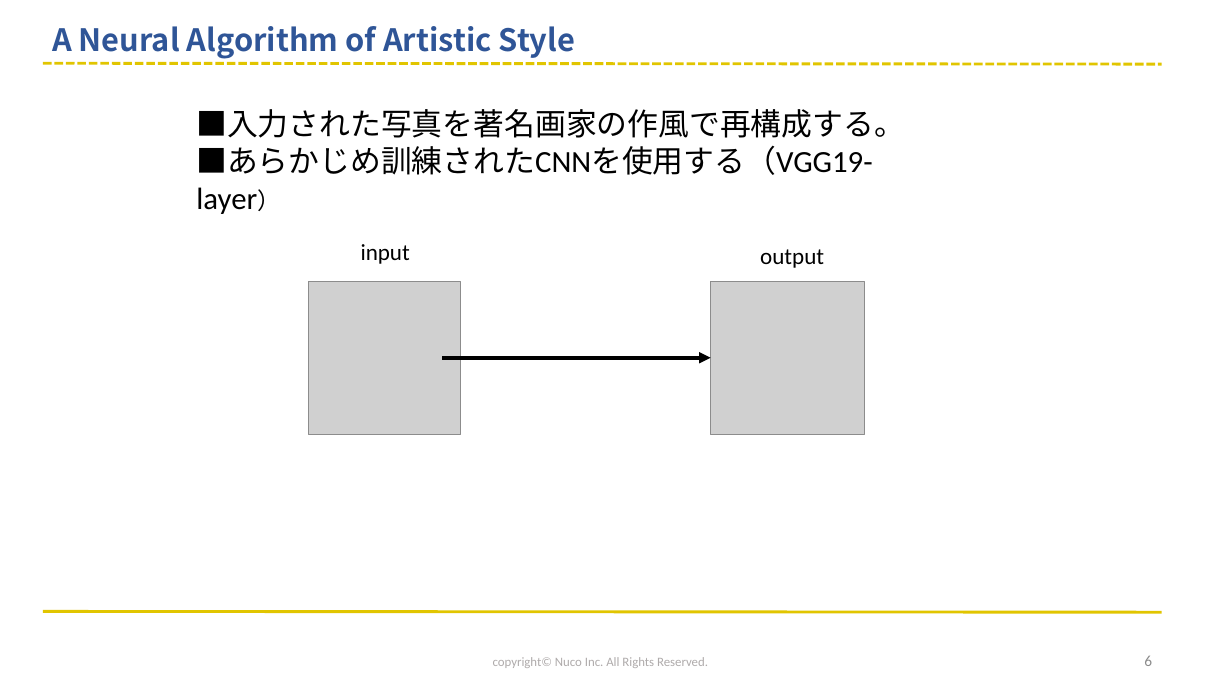
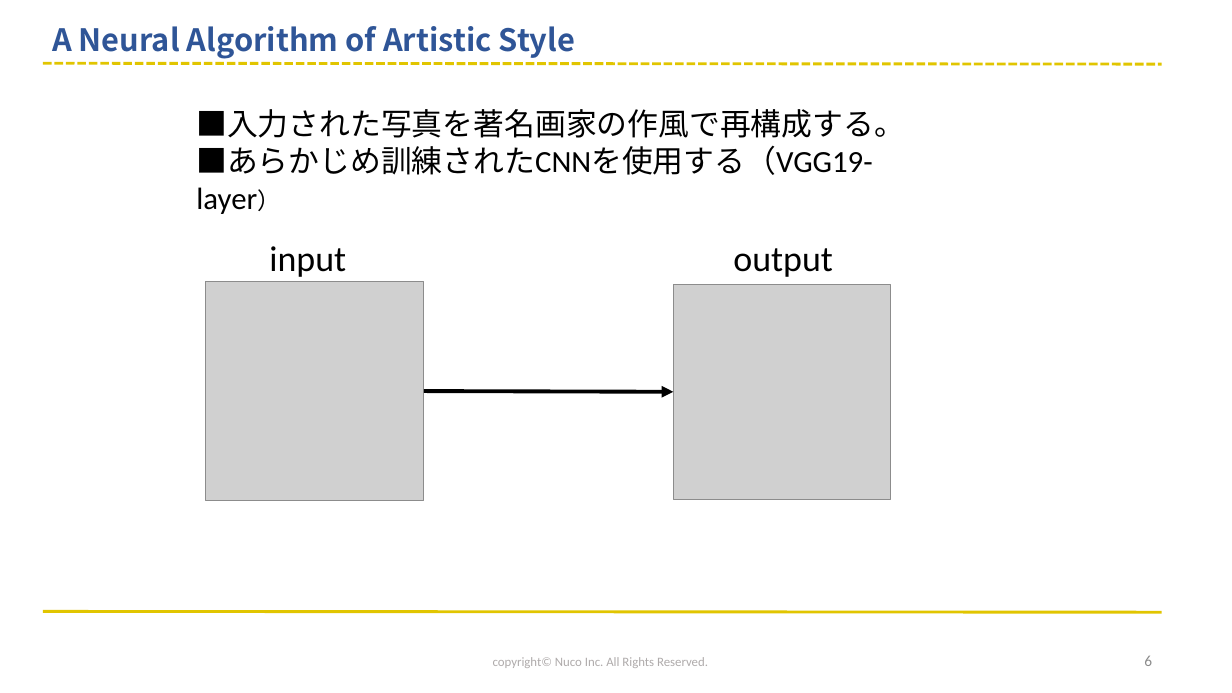
Before and after one commit to miniglobe/presentations, a slide deck: slide 6 of ALearnedRepresentationForArtisticStyle.pptx. Drawn at 1232x693 pixels with LibreOffice and Linux fonts; fonts in the diff are those of the drawing; grey boxes stand for pictures; background and template pictures are left out. Boxes give left, top, right and bottom in pixels: in the first picture for what was removed or moved away, otherwise in the second. Text is boxed around its words. In the diff, an @@ line names an element or a change of style, - is before the commit and + after.

```diff
--- a/ALearnedRepresentationForArtisticStyle.pptx
+++ b/ALearnedRepresentationForArtisticStyle.pptx
@@ text "input": place and size @@
-text "input" at (361, 244, 410, 264)
+text "input" at (269, 246, 346, 277)
@@ text "input" at (269, 246, 346, 277): size 18 to 28 pt @@
@@ text "output" at (733, 248, 832, 277): size 18 to 28 pt @@
@@ text "output": place and size @@
-text "output" at (760, 249, 824, 268)
+text "output" at (733, 248, 832, 277)
@@ picture: place and size @@
-picture at (309, 281, 460, 433)
+picture at (206, 281, 424, 501)
@@ picture: place and size @@
-picture at (711, 281, 864, 433)
+picture at (674, 284, 891, 499)
@@ arrow moved from (443, 358) - (711, 358) to (424, 391) - (674, 392) @@
```
Also in this commit, not shown: 18 other slides changed.
